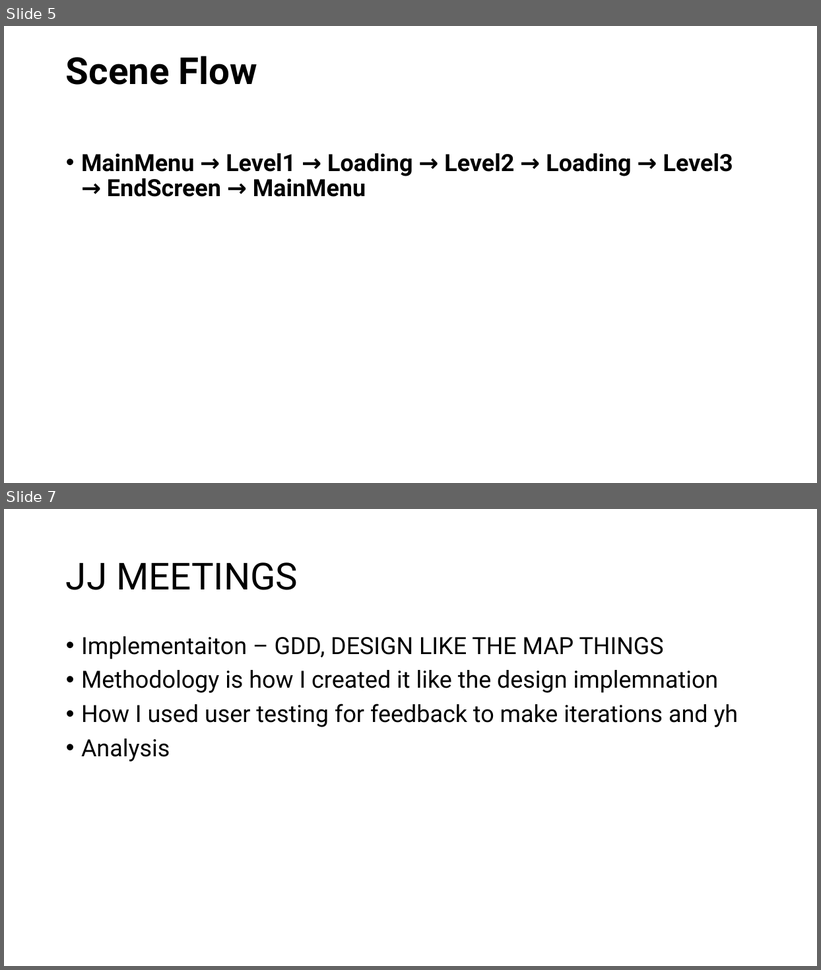
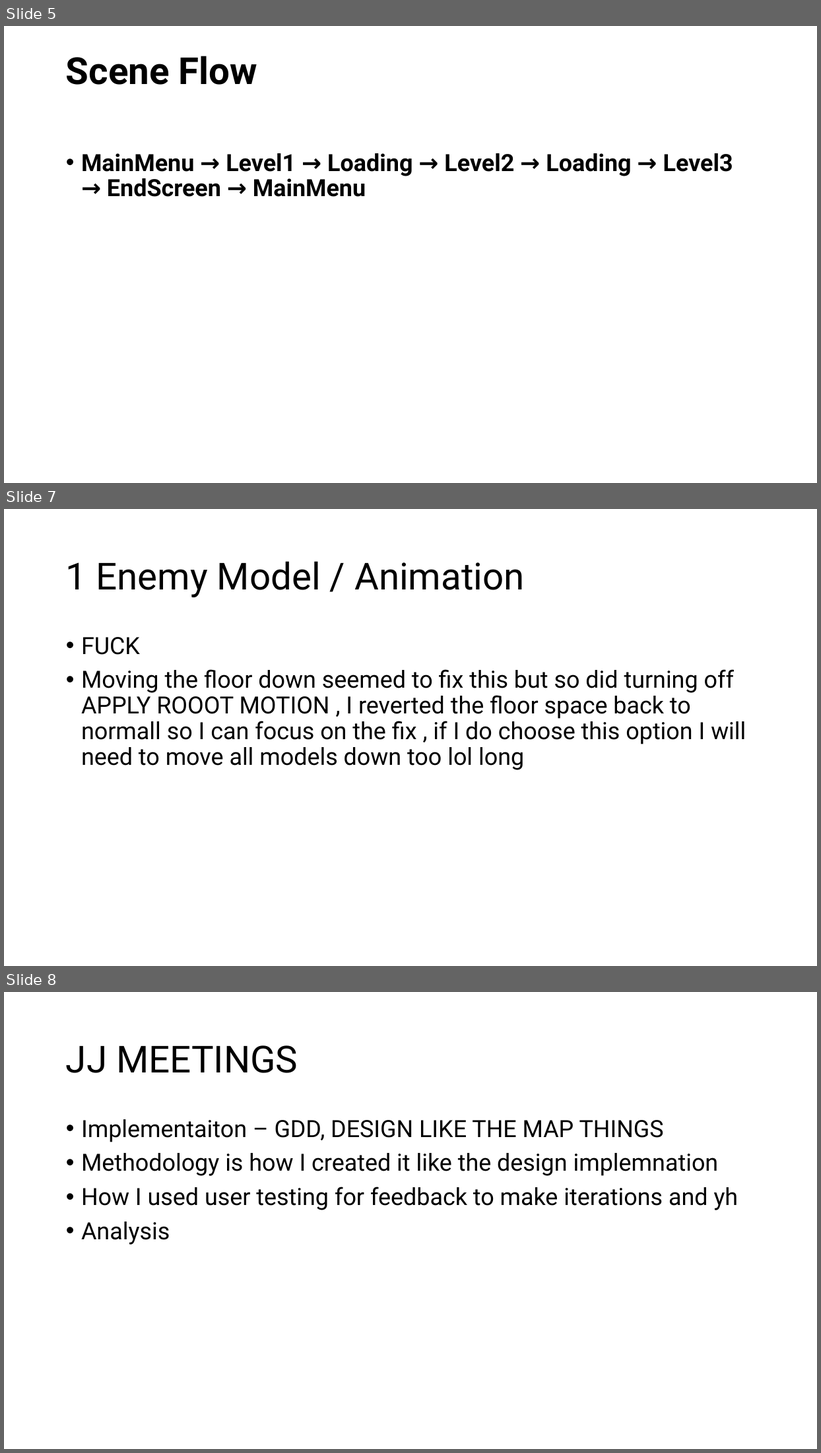
Before and after one commit to Mdot5596/Timeline-Takedown, a slide deck: Documentation/Report/Documentationofstuff.pptx. Shown one above the other, each under a label of ours: slides 5 and 7 before the commit, slides 5, 7 and 8 after it; the slides between them are not shown. The pictures are 821x970 and 821x1453 pixels, drawn with LibreOffice and Linux fonts; fonts in the diff are those of the drawing. Boxes give left, top, right and bottom in pixels: in the first picture for what was removed or moved away, otherwise in the second. Text is boxed around its words. In the diff, an @@ line names an element or a change of style, - is before the commit and + after.

```diff
--- a/Documentation/Report/Documentationofstuff.pptx
+++ b/Documentation/Report/Documentationofstuff.pptx
@@ slide 7 added at [4, 509, 817, 966], background #FFFFFF @@
@@ title added at [66, 561, 524, 597], 44 pt, text #000000 @@
+1 Enemy Model / Animation
@@ text added at [81, 637, 746, 770], 28 pt, text #000000 @@
+• FUCK
+• Moving the floor down seemed to fix this but so did turning off APPLY ROOOT MOTION , I reverted the floor space back to normall so I can focus on the fix , if I do choose this option I will need to move all models down too lol long
@@ what was slide 7 is now slide 8 @@
```
Also in this commit, not shown: 1 slide changed, 16 other files.
